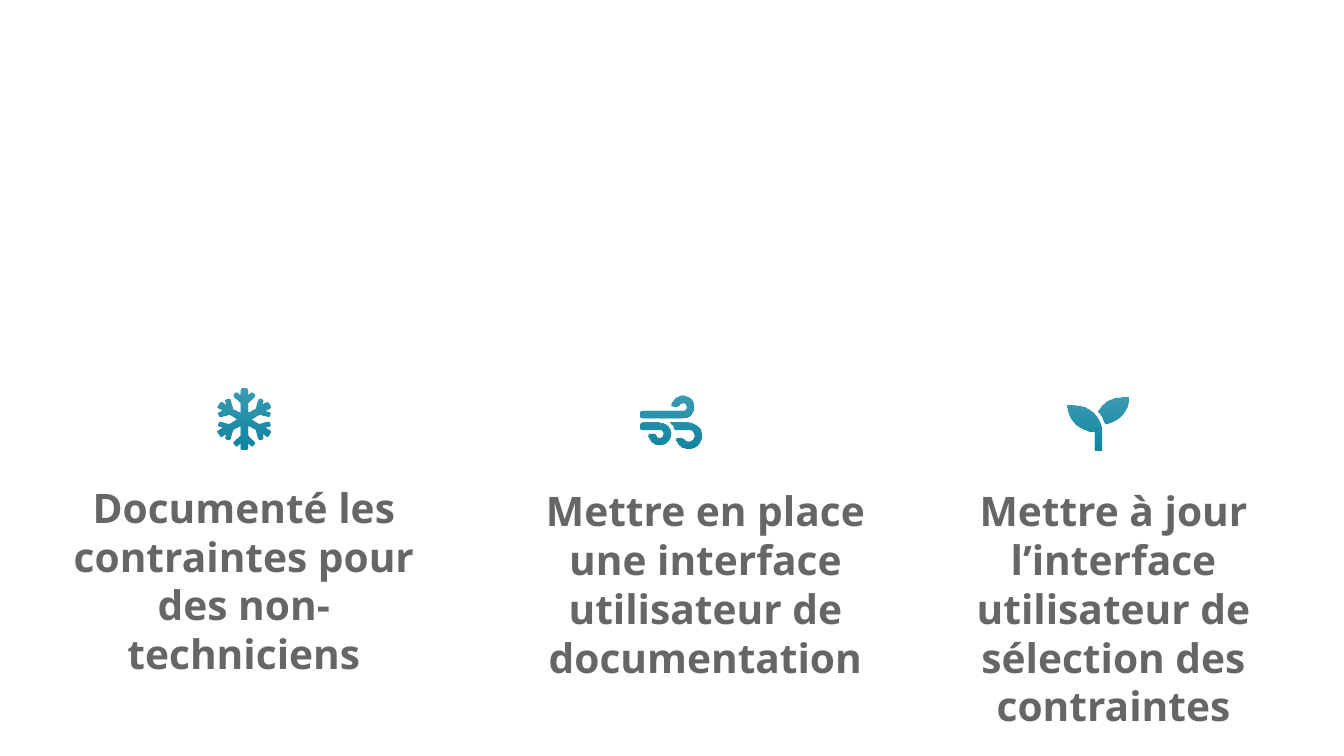
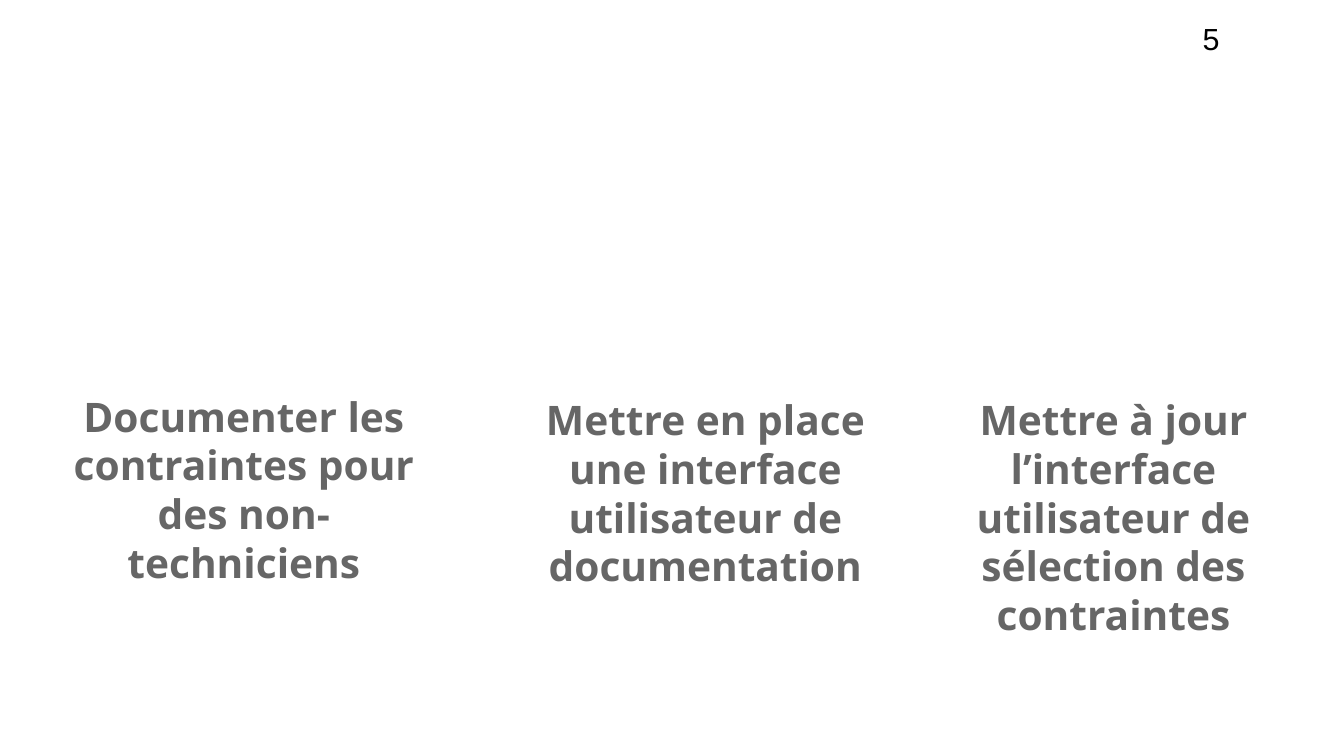
Before and after one commit to Szyckaa/UE-PROJET-DOCS-GESTION, a slide deck: slide 5 of Initialisation/Support de réunion de lancement.odp. Drawn at 1344x756 pixels with LibreOffice and Linux fonts; fonts in the diff are those of the drawing; background and template pictures are left out. Boxes give left, top, right and bottom in pixels: in the first picture for what was removed or moved away, otherwise in the second. Text is boxed around its words. In the diff, an @@ line names an element or a change of style, - is before the commit and + after.

```diff
--- a/Initialisation/Support de réunion de lancement.odp
+++ b/Initialisation/Support de réunion de lancement.odp
@@ page number added at [1203,29,1220,51], 18 pt, text #000000 @@
+5
@@ freeform shape removed at [217,388,271,449] @@
@@ text "Mettre en place une interface ...": place and size @@
-text "Mettre en place une interface ..." at [546,495,865,674]
+text "Mettre en place une interface ..." at [546,404,865,582]
@@ text "Mettre à jour l’interface utilisateur ...": place and size @@
-text "Mettre à jour l’interface utilisateur ..." at [977,495,1250,722]
+text "Mettre à jour l’interface utilisateur ..." at [977,404,1250,631]
@@ text at [74,401,414,579]: text changed @@
-Documenté les contraintes pour des non-techniciens
+Documenter les contraintes pour des non-techniciens
@@ freeform shape removed at [640,395,701,449] @@
@@ freeform shape removed at [1067,398,1128,451] @@
```
Also in this commit, not shown: 31 other slides changed, 1 slide added, 13 slides removed, 4 other files.
